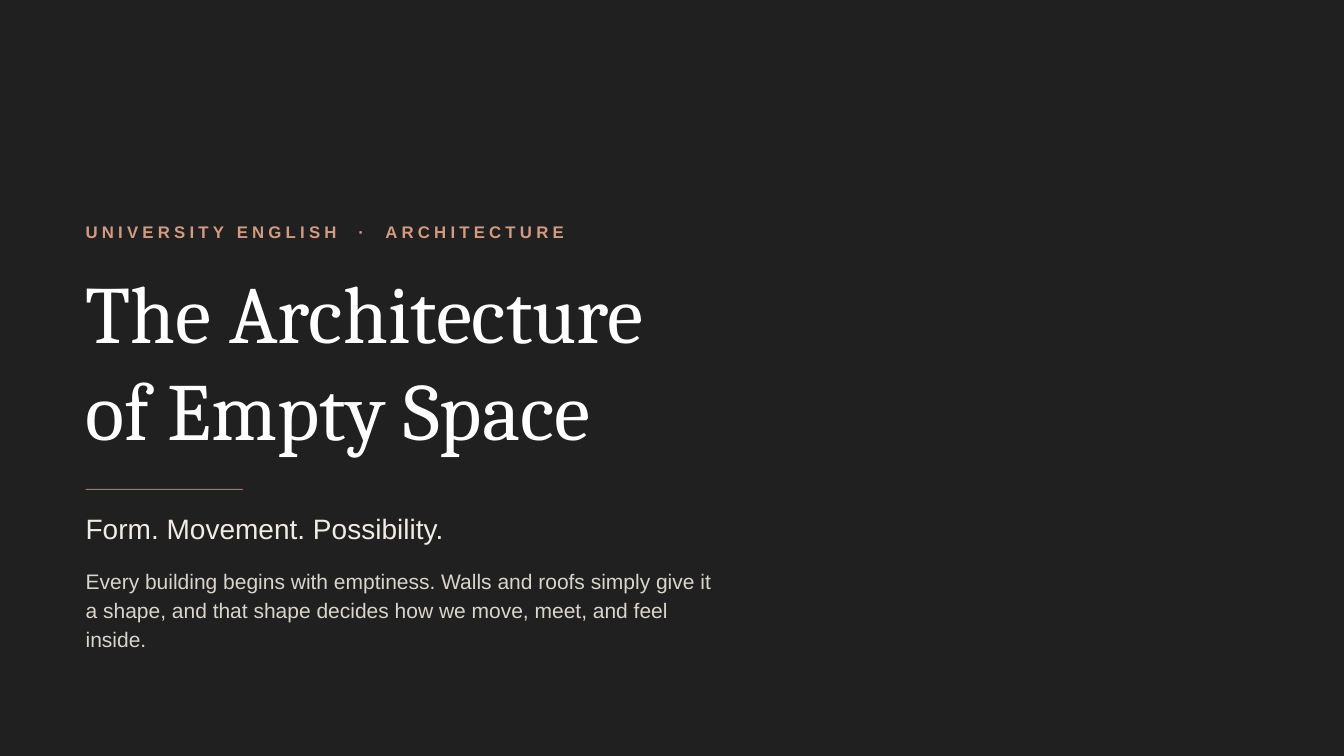
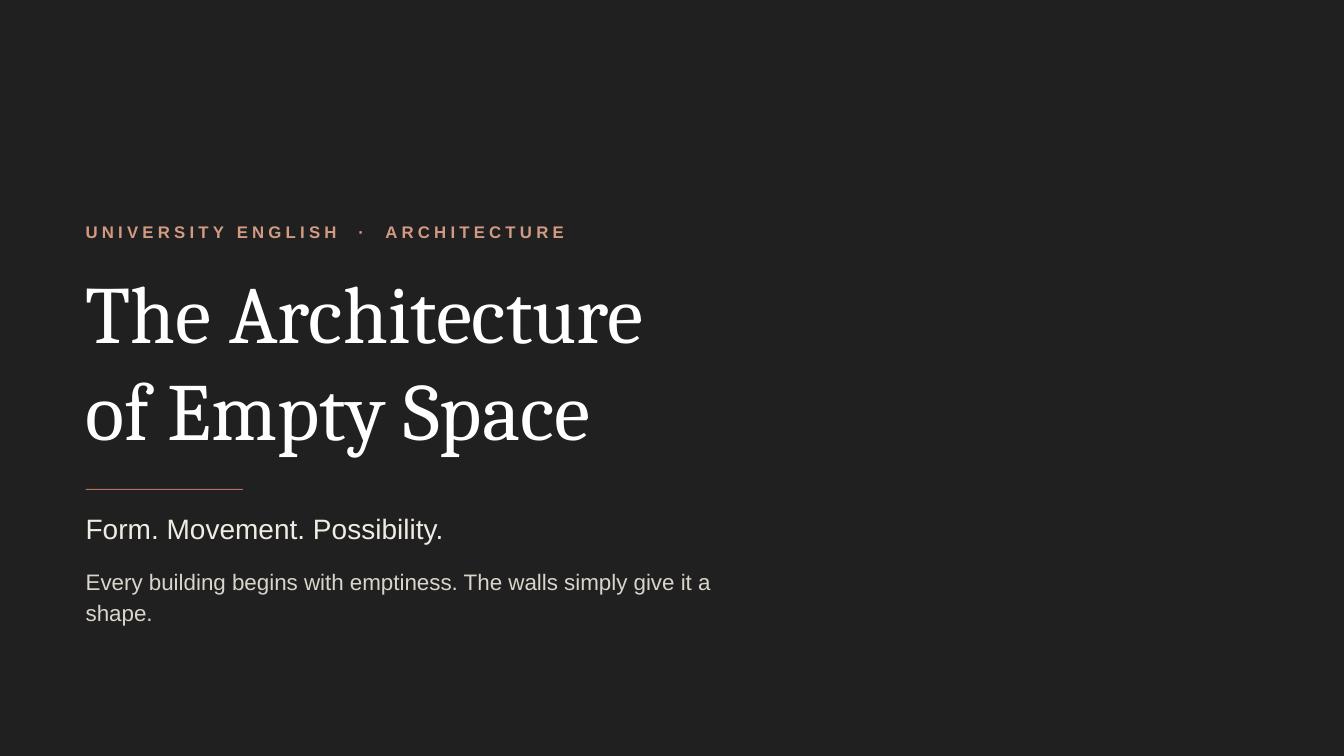
Before and after one commit to s2512013660-art/Akli, a slide deck: slide 2 of presentation-kit/empty-space-topic/The-Architecture-of-Empty-Space_Final.pptx. Drawn at 1344x756 pixels with LibreOffice and Linux fonts; fonts in the diff are those of the drawing; background and template pictures are left out; a plain dark background stands for a picture behind light text. Boxes give left, top, right and bottom in pixels: in the first picture for what was removed or moved away, otherwise in the second. Text is boxed around its words. In the diff, an @@ line names an element or a change of style, - is before the commit and + after.

```diff
--- a/presentation-kit/empty-space-topic/The-Architecture-of-Empty-Space_Final.pptx
+++ b/presentation-kit/empty-space-topic/The-Architecture-of-Empty-Space_Final.pptx
@@ text at [86,574,710,626]: text changed; size 15 to 16 pt @@
-Every building begins with emptiness. Walls and roofs simply give it a shape, and that shape decides how we move, meet, and feel inside.
+Every building begins with emptiness. The walls simply give it a shape.
```
Also in this commit, not shown: 6 other slides changed, 2 other files.
